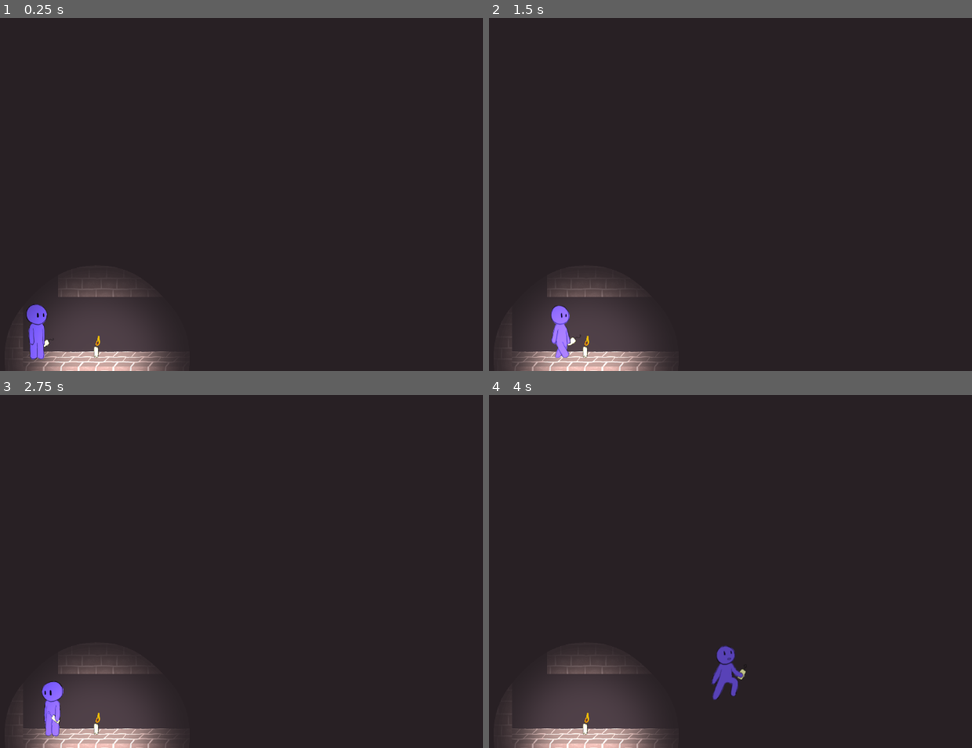
Above: before the commit, frames 1-4 (two rows, left to right).
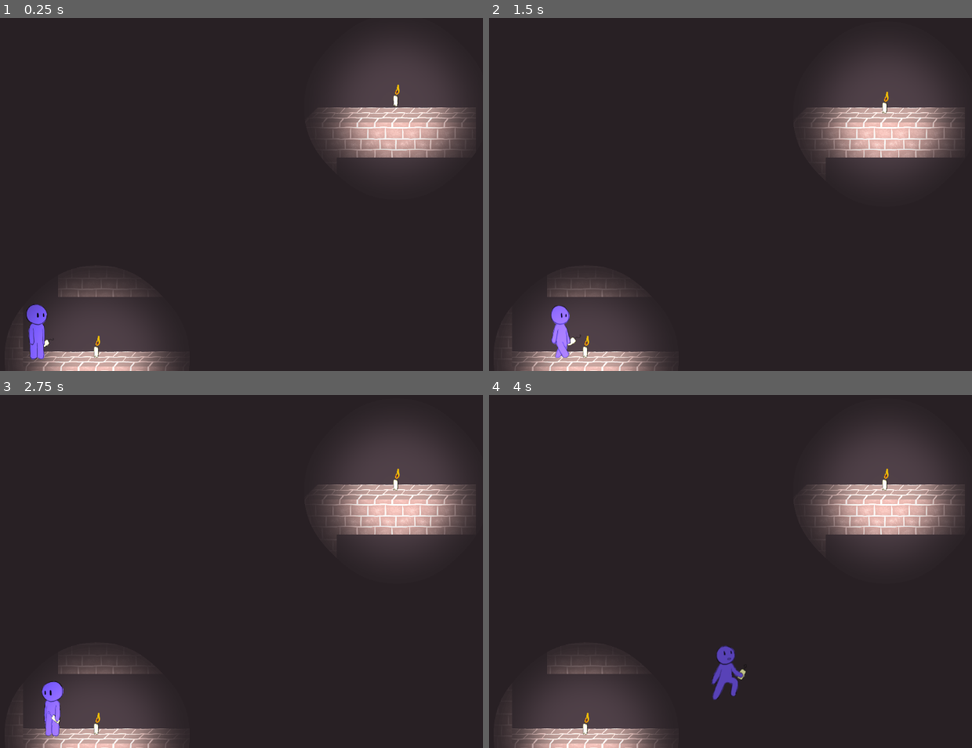
Above: after the commit, the same moments.

Repository: isaacwkm/csgd-capstone-project
Game: Godot game, scene res://scenes/world.tscn
The game is run twice, just before and just after one commit, with the same random seed, the same clock (stepped at 60 frames per second) and the same inputs.
Inputs:
- Up to frame 1 (0.25 s): no input
- Up to frame 2 (1.5 s): tap Enter (ui_accept) at 0.5, 0.77 s; hold E 0.53-1.28 s; hold D from 0.53 s (still down); tap E at 1.35 s
- Up to frame 3 (2.75 s): tap Enter (ui_accept) at 1.52 s; release D at 2.03 s; hold A from 2.03 s (still down); hold E from 2.03 s (still down)
- Up to frame 4 (4 s): release A at 2.78 s; release E at 2.78 s; hold D from 2.78 s (still down); tap E at 2.85 s; tap Enter (ui_accept) at 3.02, 3.77 s; hold E from 3.53 s (still down)

The runs differ from the first frame. In frame 1, 7.4% of the frame differs, in the area x 65-99%, y 9-42%; in frame 2, 7.3%; in frame 3, 7.3%; in frame 4, 7.3%.

Commit message:
Add additional candle for testing purposes.

Diff:
--- a/scenes/world.tscn
+++ b/scenes/world.tscn
@@ -26,3 +26,6 @@
 
 [node name="Candle" parent="." instance=ExtResource("6_of56d")]
 position = Vector2(200, 604)
+
+[node name="Candle2" parent="." instance=ExtResource("6_of56d")]
+position = Vector2(750, 135)
